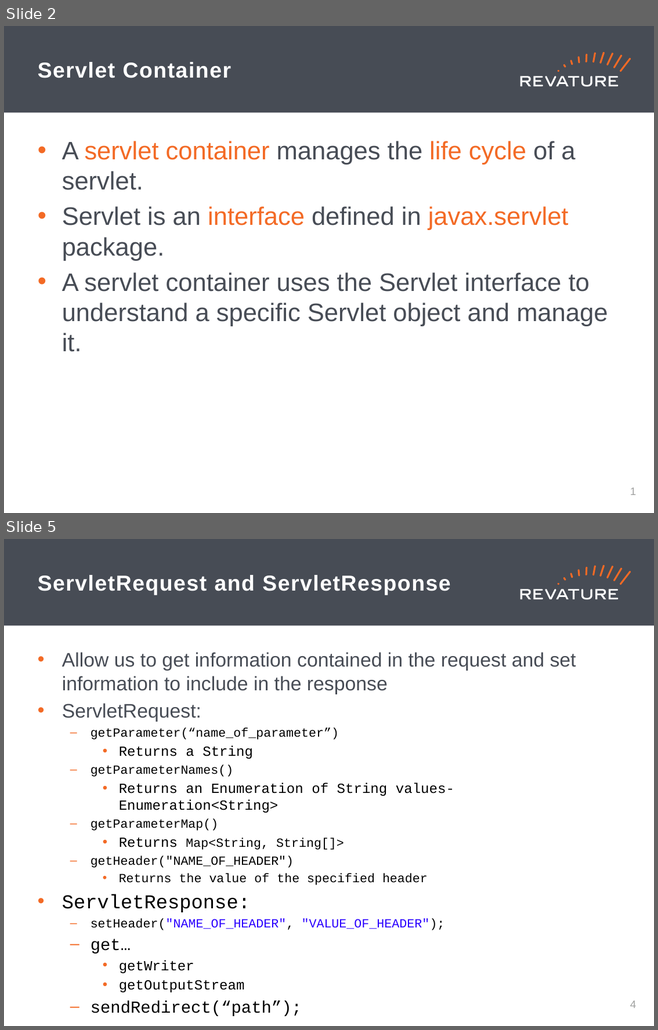
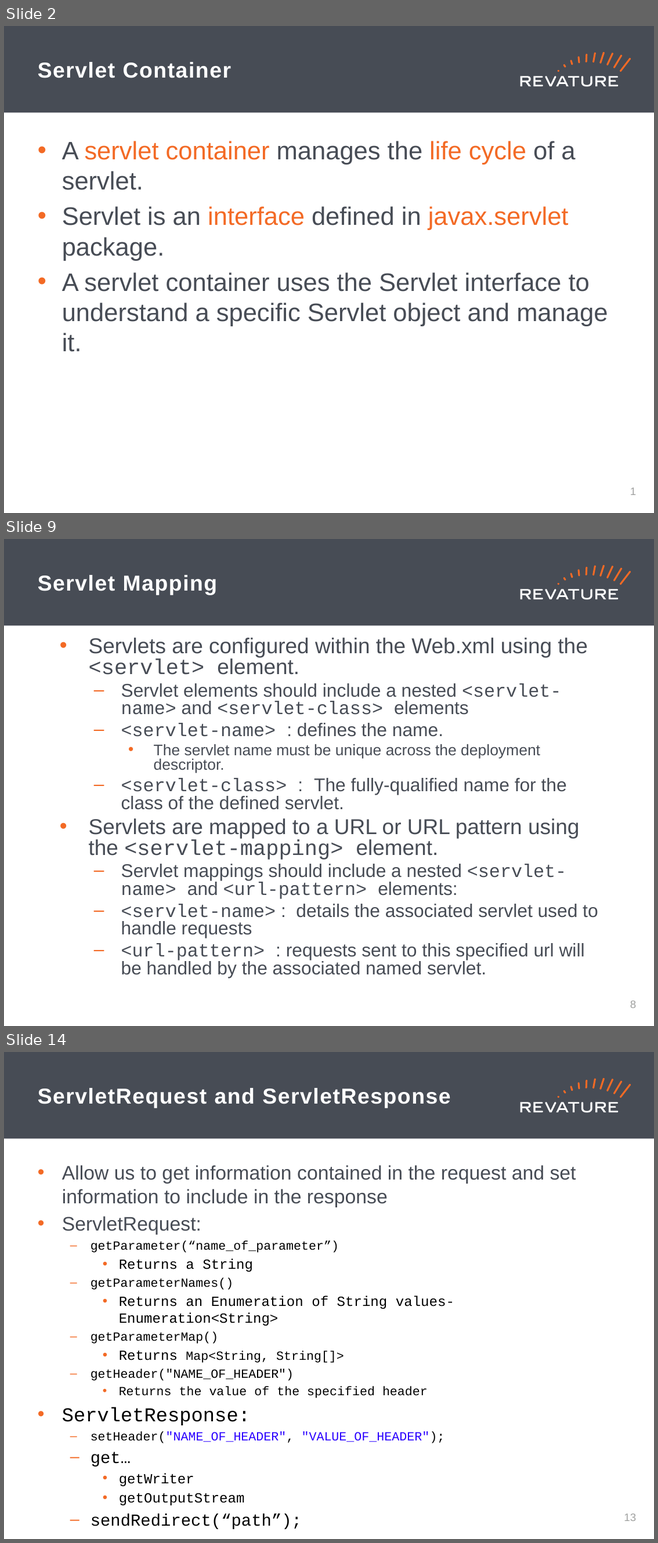
Before and after one commit to jhigherevature/8302021_RAP, a slide deck: powerpoints/Day_33.pptx. Shown one above the other, each under a label of ours: slides 2 and 5 before the commit, slides 2, 9 and 14 after it; the slides between them are not shown. The pictures are 658x1030 and 658x1543 pixels, drawn with LibreOffice and Linux fonts; fonts in the diff are those of the drawing. Boxes give left, top, right and bottom in pixels: in the first picture for what was removed or moved away, otherwise in the second. Text is boxed around its words. In the diff, an @@ line names an element or a change of style, - is before the commit and + after.

```diff
--- a/powerpoints/Day_33.pptx
+++ b/powerpoints/Day_33.pptx
@@ slide 9 added at [4,539,654,1026], background #FFFFFF; not listed: 19 template elements that a slide beside it also shows @@
@@ title added at [38,575,217,595], 24 pt, text #FFFFFF, bold @@
+Servlet Mapping
@@ text added at [89,638,597,977], 20.4 pt, text #474C55 @@
+• Servlets are configured within the Web.xml using the <servlet> element.
+  – Servlet elements should include a nested <servlet-name> and <servlet-class> elements
+  – <servlet-name> : defines the name.
+    • The servlet name must be unique across the deployment descriptor.
+  – <servlet-class> : The fully-qualified name for the class of the defined servlet.
+• Servlets are mapped to a URL or URL pattern using the <servlet-mapping> element.
+  – Servlet mappings should include a nested <servlet-name> and <url-pattern> elements:
+  – <servlet-name> : details the associated servlet used to handle requests
+  – <url-pattern> : requests sent to this specified url will be handled by the associated named servlet.
@@ page number added at [630,1001,636,1008], 12 pt, text #A0A1A0 @@
+8
@@ what was slide 5 is now slide 14 @@
@@ page number at [623,1514,636,1521]: text changed @@
-4
+13
```
Also in this commit, not shown: 2 slides changed, 8 other slides added.
